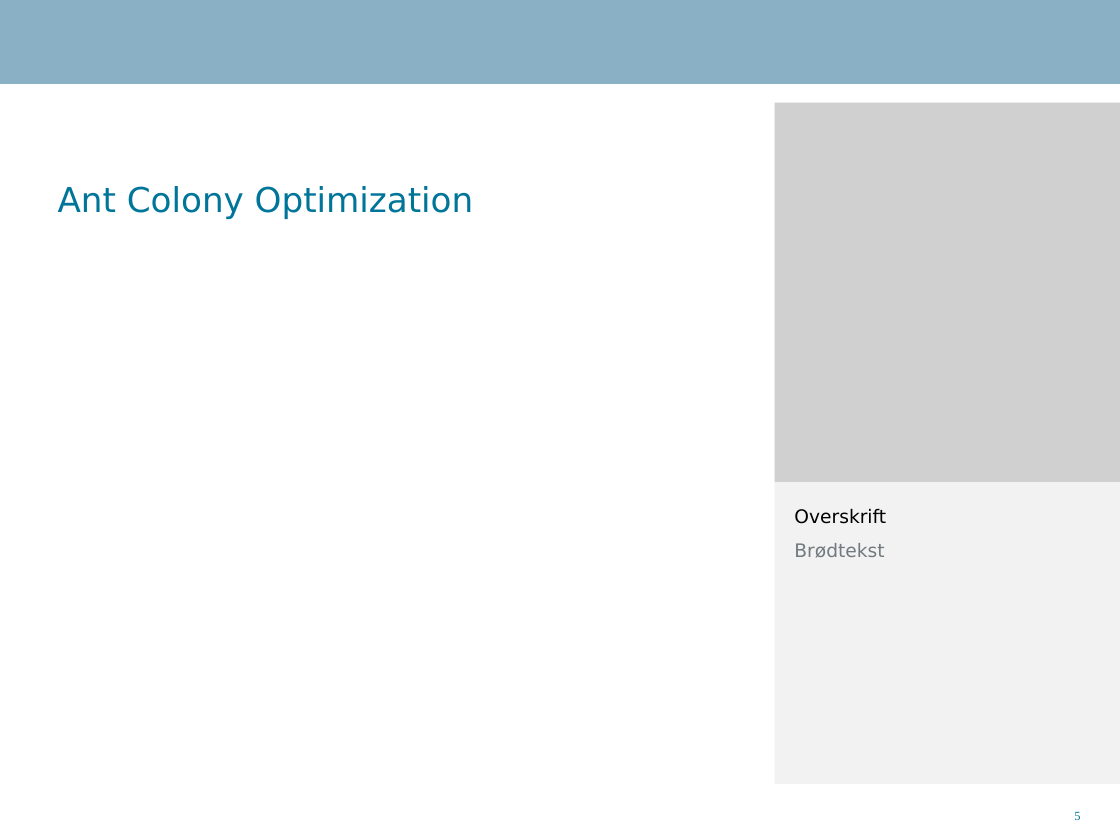
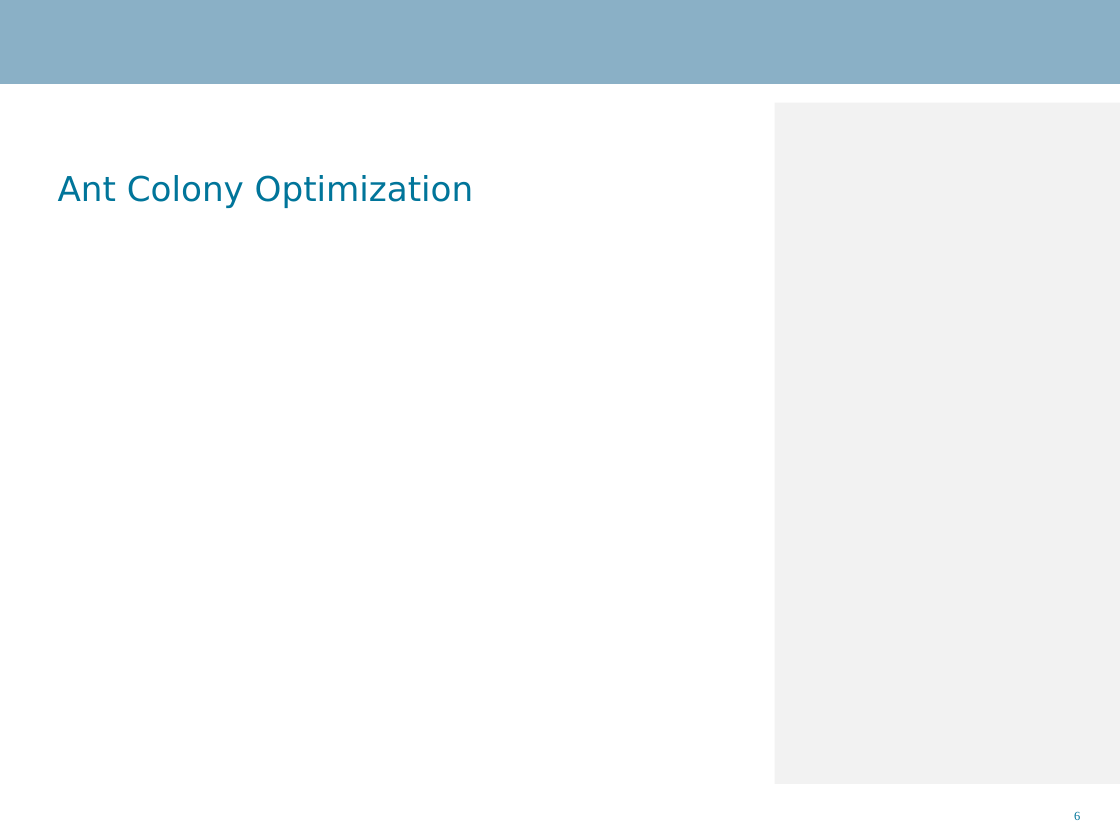
Before and after one commit to Danidude/Master-Thesis, a slide deck: slide 6 of Report/IKT 590 Master Thesis.ppt (slide 5 before the commit). Drawn at 1120x840 pixels with LibreOffice and Linux fonts; fonts in the diff are those of the drawing; grey boxes stand for pictures; background and template pictures are left out. Boxes give left, top, right and bottom in pixels: in the first picture for what was removed or moved away, otherwise in the second. Text is boxed around its words. In the diff, an @@ line names an element or a change of style, - is before the commit and + after.

```diff
--- a/Report/IKT 590 Master Thesis.ppt
+++ b/Report/IKT 590 Master Thesis.ppt
@@ title "Ant Colony Optimization": place and size @@
-title "Ant Colony Optimization" at [58, 186, 474, 219]
+title "Ant Colony Optimization" at [58, 175, 474, 208]
@@ picture removed at [775, 103, 1120, 483] @@
@@ text removed at [794, 508, 886, 558] @@
-Overskrift
-Brødtekst
@@ page number at [1074, 811, 1080, 820]: text changed @@
-5
+6
```
Also in this commit, not shown: 2 other slides changed.
